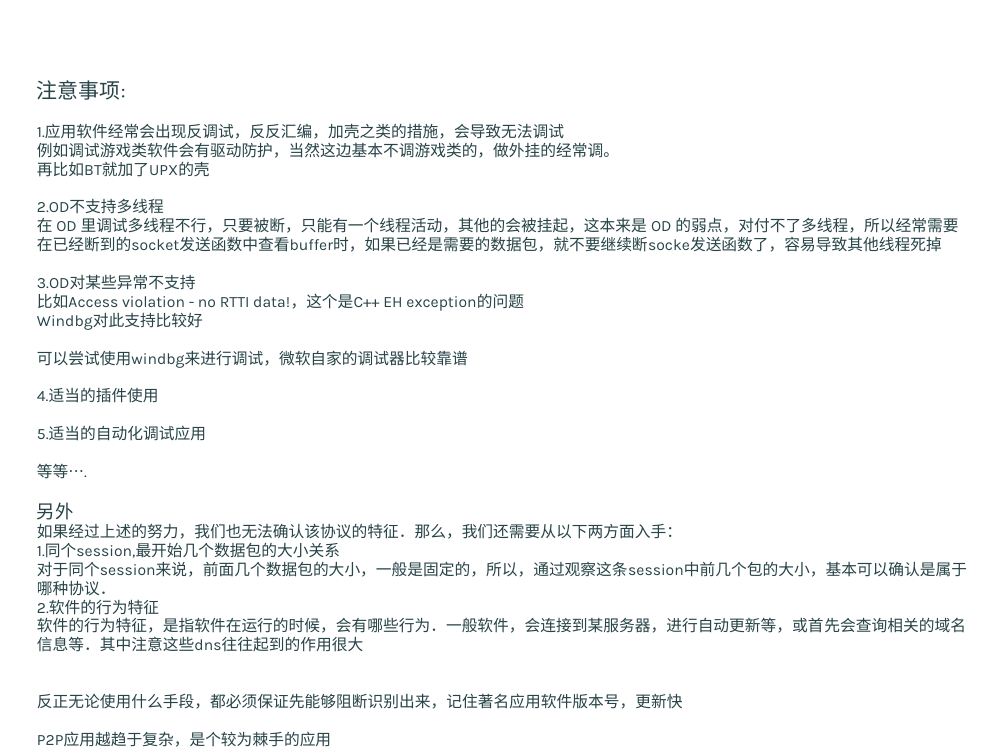
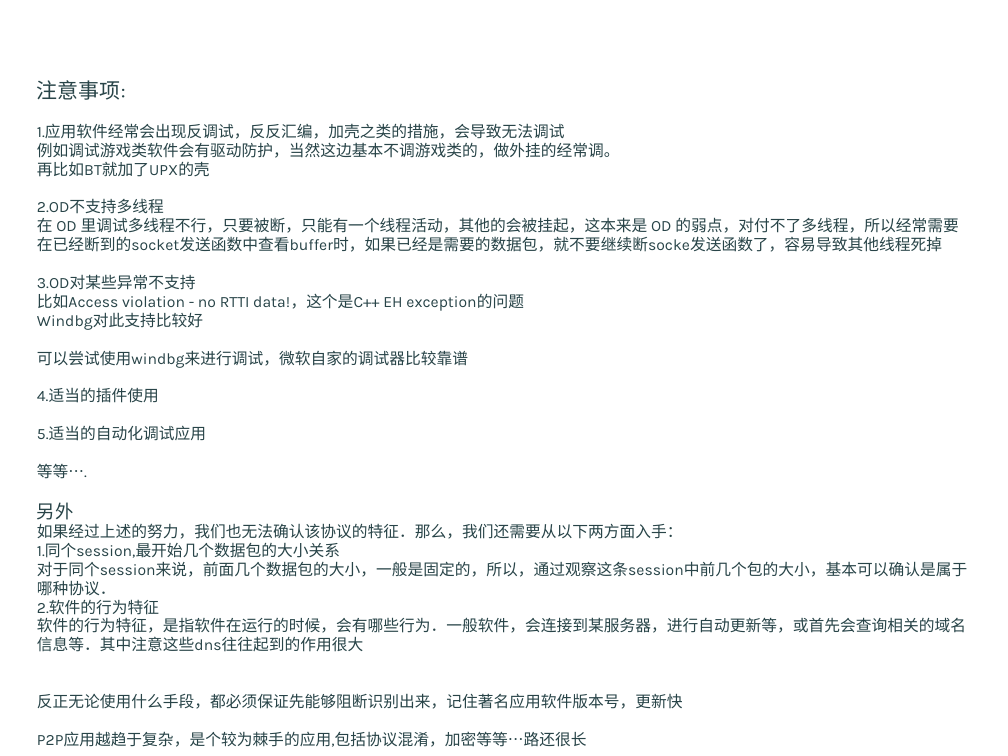
Before and after one commit to Android-sec/app-protocol-analysis, a slide deck: slide 27 of app protocol analysis.pptx. Drawn at 1008x756 pixels with LibreOffice and Linux fonts; fonts in the diff are those of the drawing; background and template pictures are left out. Boxes give left, top, right and bottom in pixels: in the first picture for what was removed or moved away, otherwise in the second. Text is boxed around its words. In the diff, an @@ line names an element or a change of style, - is before the commit and + after.

```diff
--- a/app protocol analysis.pptx
+++ b/app protocol analysis.pptx
@@ text at <box>37,731,587,747</box>: text changed @@
-P2P应用越趋于复杂，是个较为棘手的应用
+P2P应用越趋于复杂，是个较为棘手的应用,包括协议混淆，加密等等…路还很长
```
Also in this commit, not shown: 2 other slides changed, 1 slide added.
